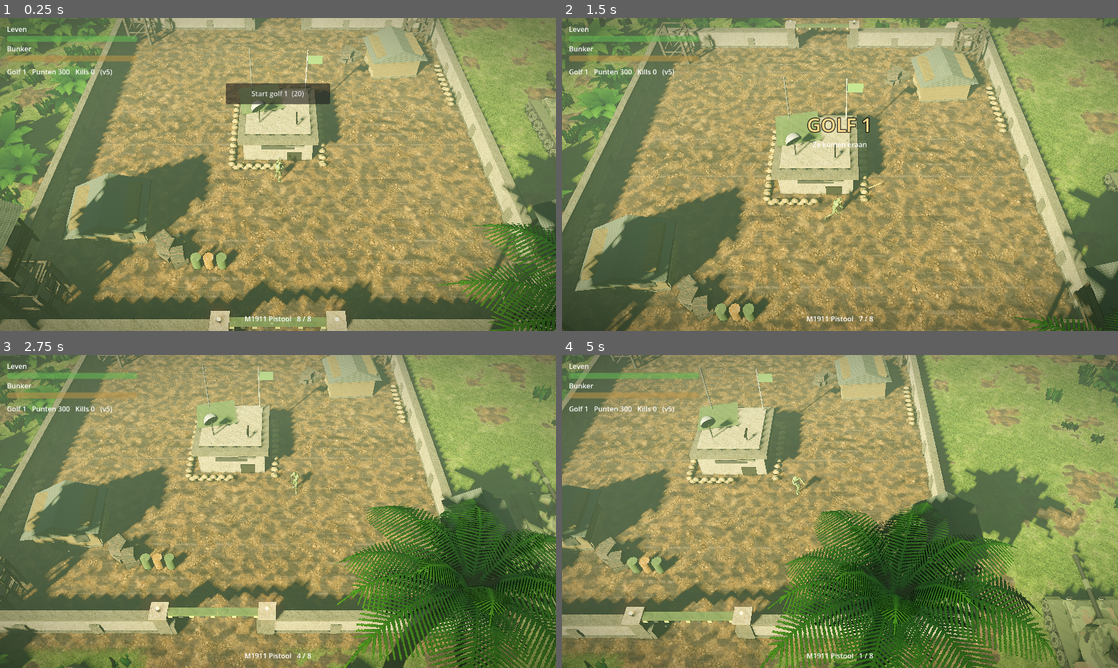
Above: before the commit, frames 1-4 (two rows, left to right).
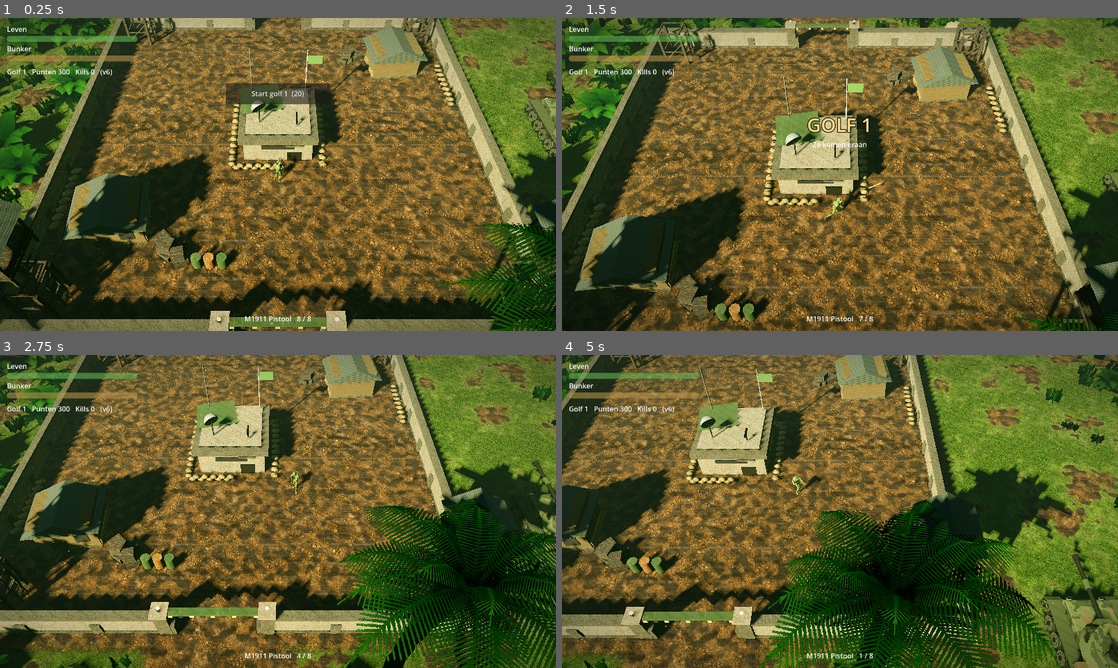
Above: after the commit, the same moments.

Repository: boodschappenmaatje/Bloedjungle-godot
Game: Godot game, scene res://scenes/main.tscn
Same seed, same stepped clock (60 frames per second), same inputs: the game is played once before the commit and once after it.
Inputs (mouse positions are in pixels of both pictures, inside the frame that each line leads up to):
- Up to frame 1 (0.25 s): no input
- Up to frame 2 (1.5 s): click "Start golf 1 (20)" at 0.5 s; move the mouse to (962, 158) at 1.27 s; hold D from 1.28 s (still down); click (962, 158) at 1.42 s
- Up to frame 3 (2.75 s): release D at 2 s; drag from (166, 527) to (250, 574) at 2.02 s
- Up to frame 4 (5 s): move the mouse to (895, 442) at 2.77 s; hold D 2.78-3.5 s; drag from (812, 574) to (673, 464) at 3.52 s; move the mouse to (1006, 558) at 4.27 s; hold A from 4.28 s (still down)

The runs differ from the first frame. In frame 1, 98% of the frame differs, in the area x 0-100%, y 0-100%; in frame 2, 98%; in frame 3, 98%; in frame 4, 98%.

Commit message:
Minder waas (mist en gloed omlaag), v-sync aan, FXAA aan (v6)
Co-Authored-By: Claude Sonnet 5.5 <noreply@anthropic.com>
Claude-Session: https://claude.ai/code/session_01XZWExccfJCwQW5PZSu2NbC

Diff:
--- a/project.godot
+++ b/project.godot
@@ -29,7 +29,7 @@
 window/size/viewport_width=1280
 window/size/viewport_height=720
 window/handheld/orientation=4
-window/vsync/vsync_mode=0
+window/vsync/vsync_mode=1
 
 [layer_names]
 
@@ -42,6 +42,8 @@
 
 [rendering]
 
+anti_aliasing/quality/screen_space_aa=1
+
 renderer/rendering_method="mobile"
 textures/vram_compression/import_etc2_astc=true
 
--- a/scripts/atmosphere.gd
+++ b/scripts/atmosphere.gd
@@ -24,14 +24,14 @@
 	env.tonemap_exposure = 1.0
 	env.tonemap_white = 8.0
 	env.fog_enabled = true
-	env.fog_light_color = Color("98a98b")
-	env.fog_density = 0.011
-	env.fog_aerial_perspective = 0.25
-	env.fog_sky_affect = 0.5
+	env.fog_light_color = Color("7f9078")
+	env.fog_density = 0.005
+	env.fog_aerial_perspective = 0.1
+	env.fog_sky_affect = 0.3
 	env.glow_enabled = true
-	env.glow_intensity = 0.8
-	env.glow_bloom = 0.07
-	env.glow_hdr_threshold = 0.9
+	env.glow_intensity = 0.4
+	env.glow_bloom = 0.02
+	env.glow_hdr_threshold = 1.2
 	env.glow_blend_mode = Environment.GLOW_BLEND_MODE_SOFTLIGHT
 	env.adjustment_enabled = true
 	env.adjustment_contrast = 1.2
--- a/scripts/hud.gd
+++ b/scripts/hud.gd
@@ -51,7 +51,7 @@
 		var w: Dictionary = Data.WEAPONS[p.weapon]
 		ammo.text = "%s   %s" % [w.name, "herladen..." if p.reload_t > 0.0 else "%d / %d" % [p.ammo, w.mag]]
 	base_bar.value = Game.base_hp / Game.base_max * 100.0
-	info.text = "Golf %d   Punten %d   Kills %d   (v5)" % [Game.wave, Game.points, Game.kills]
+	info.text = "Golf %d   Punten %d   Kills %d   (v6)" % [Game.wave, Game.points, Game.kills]
 
 
 func _on_banner(b: String, s: String, t: float) -> void:
